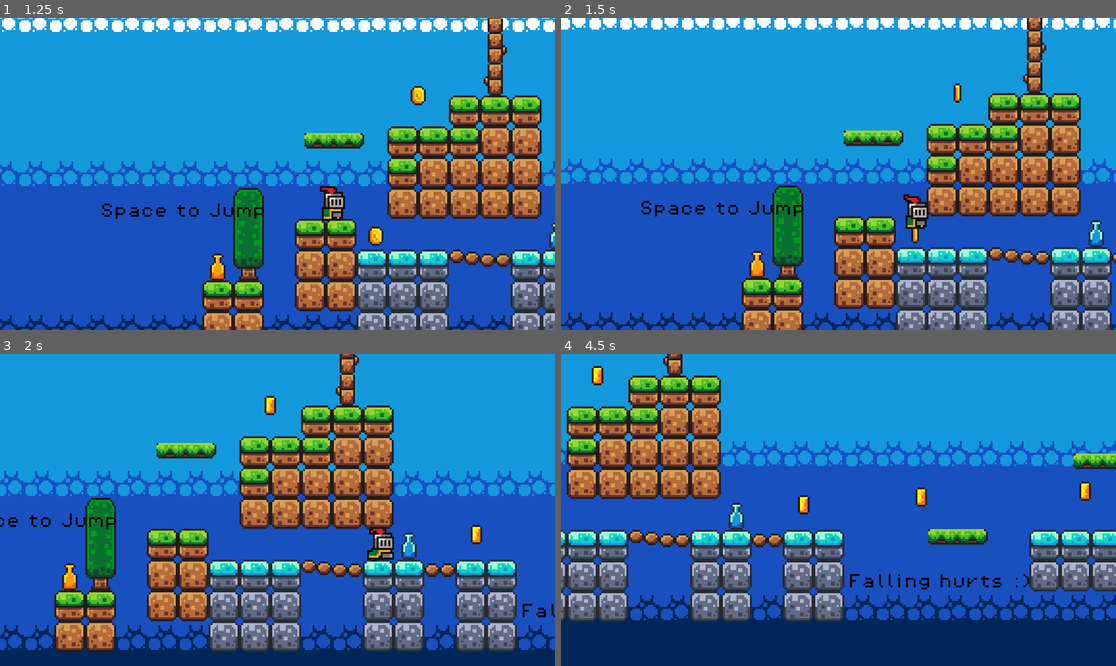
Above: before the commit, frames 1-4 (two rows, left to right).
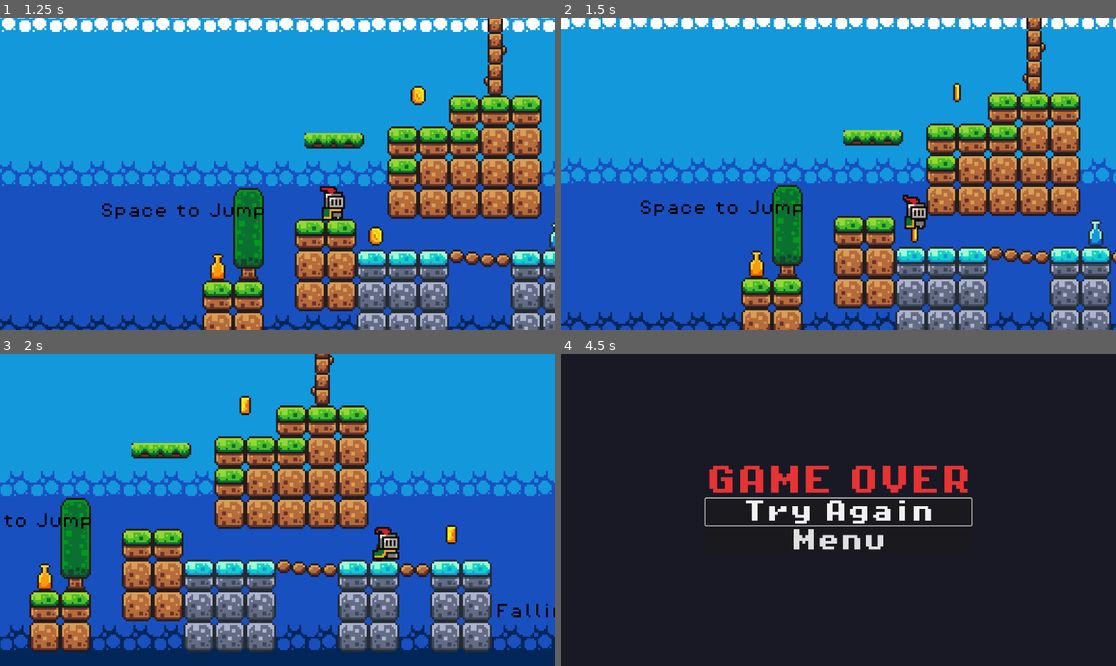
Above: after the commit, the same moments.

Repository: Tobyjcode/BrokeKnightGame
Game: Godot game, scene res://scenes/main_menu.tscn
Two runs of this game, one before a commit and one after it. Both use one fixed random seed, a clock stepped at 60 frames per second and the inputs below.
Inputs:
- Up to frame 1 (1.25 s): click "Start Game" at 0.5 s
- Up to frame 2 (1.5 s): tap Enter (ui_accept) at 1.25 s; hold Right (move_right) from 1.28 s (still down); tap Shift (shift) at 1.35 s
- Up to frame 3 (2 s): keep holding Right (move_right); tap Space (jump) at 1.52, 1.55, 1.82 s
- Up to frame 4 (4.5 s): tap Space (jump) at 2.1, 2.27, 2.57, 3.05, 3.77, 4.07, 4.35 s; tap Shift (shift) at 2.3, 2.85, 3.6 s; release Right (move_right) at 2.78 s; hold Left (move_left) 2.78-3.53 s; hold Right (move_right) from 3.53 s (still down)

Frame 1 is identical in both runs. In frame 2, 9.5% of the frame differs, in the area x 0-100%, y 0-100%; in frame 3, 36%; in frame 4, 95%.

Commit message:
Adjust player roll mechanics to allow jumping during roll and enhance control during the roll. Update frame progress in player scene for smoother animation transitions.

Diff:
--- a/player.tscn
+++ b/player.tscn
@@ -242,7 +242,7 @@
 sprite_frames = SubResource("SpriteFrames_2hs0m")
 animation = &"roll"
 autoplay = "idle"
-frame_progress = 0.825904
+frame_progress = 0.565589
 
 [node name="CollisionShape2D" type="CollisionShape2D" parent="."]
 position = Vector2(0, -6)
--- a/scripts/player.gd
+++ b/scripts/player.gd
@@ -5,36 +5,46 @@
 const JUMP_VELOCITY = -300.0
 const ROLL_SPEED = 200.0
 const ROLL_DURATION = 0.4
+const ROLL_CONTROL_MODIFIER = 0.5  # How much control player has during roll
 
 @onready var animated_sprite: AnimatedSprite2D = $AnimatedSprite2D
 var is_rolling := false
 var roll_timer := 0.0
+var roll_direction := 1.0  # Store roll direction
 
 func _physics_process(delta: float) -> void:
 	# Add the gravity.
 	if not is_on_floor():
 		velocity += get_gravity() * delta
 
-	# Handle jump.
+	# Get movement direction
+	var direction := Input.get_axis("move_left", "move_right")
+
+	# Handle jump (now allowed during roll)
 	if Input.is_action_just_pressed("jump") and is_on_floor():
 		velocity.y = JUMP_VELOCITY
 
-	# Get movement direction
-	var direction := Input.get_axis("move_left", "move_right")
-
-	# Handle roll with single Shift press
-	if Input.is_action_just_pressed("shift") and is_on_floor() and not is_rolling:
+	# Handle roll with single Shift press - can now roll anytime
+	if Input.is_action_just_pressed("shift") and not is_rolling:
 		is_rolling = true
 		roll_timer = ROLL_DURATION
+		# Store the direction at roll start, use movement direction if available
+		if direction != 0:
+			roll_direction = sign(direction)
+		else:
+			roll_direction = -1.0 if animated_sprite.flip_h else 1.0
 		animated_sprite.play("roll")
 
 	if is_rolling:
 		roll_timer -= delta
-		# Roll in the direction the sprite is facing
-		if animated_sprite.flip_h:
-			velocity.x = -ROLL_SPEED
-		else:
-			velocity.x = ROLL_SPEED
+		# Base roll velocity
+		var roll_velocity = ROLL_SPEED * roll_direction
+
+		# Allow some control during roll
+		if direction != 0:
+			roll_velocity += direction * SPEED * ROLL_CONTROL_MODIFIER
+
+		velocity.x = roll_velocity
 
 		if roll_timer <= 0:
 			is_rolling = false
